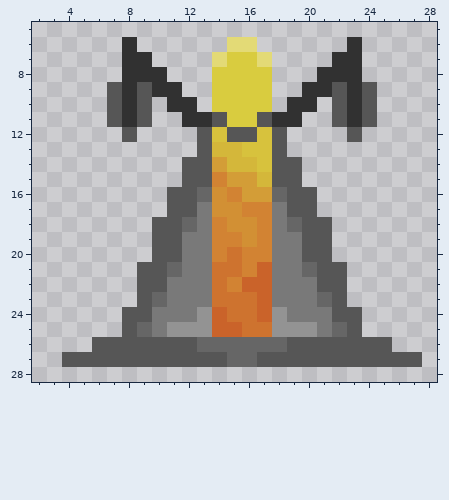
Pixel-art sprite -- textures/items/brewing_stand.png. This is how it looked before the edit.
The file is 32x32 pixels. Colours within 5 levels of each other are drawn and written as one. Shown: x 2..28, y 5..28.
After:
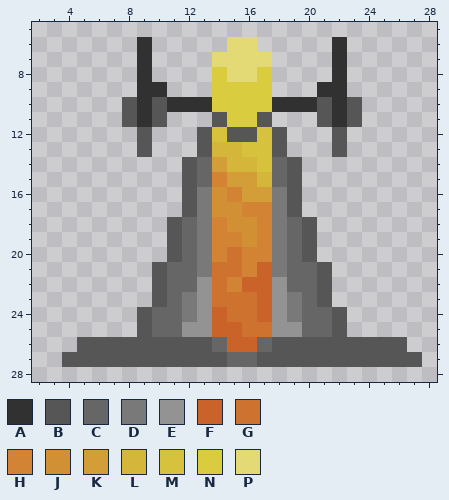
Palette (. is transparent): A #313131  B #565656  C #666666  D #797979  E #939393  F #ca632a  G #ce732f  H #d28333  J #d29034  K #d39d37  L #d4b73a  M #d7c23d  N #d9cc3f  P #e3da76
Commit: Autopush passed textures from 2026-02-11
What changed:
@@ x 2..28 @@
  5 ...........................
- 6 ......A......PP......A.....
- 7 ......AA....PNNP....AA.....
- 8 ......AAA...NNNN...AAA.....
- 9 .....BABAA..NNNN..AABAB....
-10 .....BAB.AA.NNNN.AA.BAB....
-11 .....BAB..AABNNBAA..BAB....
-12 ......B....BMBBMB....B.....
-13 ...........BLLMMB..........
-14 ..........BBKLLMBB.........
-15 ..........BBHKKLBB.........
-16 .........BBCJHKKCBB........
-17 .........BBDJJHHDBB........
-18 ........BBCDHJJHDCBB.......
-19 ........BBDDHHJHDDBB.......
-20 ........BBDDHGHHDDBB.......
-21 .......BBCDDGGHFDDCBB......
-22 .......BBDDDGHFFDDDBB......
-23 .......BCDDDGGGFDDDCB......
-24 ......BBDDDEFGGFEDDDBB.....
-25 ......BCDEEEFFGGEEEDCB.....
-26 ....BBBBBBBCCCCCCBBBBBBB...
+ 6 .......A.....PP.....A......
+ 7 .......A....PPPP....A......
+ 8 .......A....NPPN....A......
+ 9 .......AA...NNNN...AA......
+10 ......BABAAANNNNAAABAB.....
+11 ......BAB...BNNB...BAB.....
+12 .......B...BMBBMB...B......
+13 .......B...BLLMMB...B......
+14 ..........BCKLLMCB.........
+15 ..........BCHKKLCB.........
+16 ..........BDJHKKDB.........
+17 ..........BDJJHHDB.........
+18 .........BCDHJJHDCB........
+19 .........BCDHHJHDCB........
+20 .........BCDHGHHDCB........
+21 ........BCCDGGHFDCCB.......
+22 ........BCCEGHFFECCB.......
+23 ........BCDEGGGFEDCB.......
+24 .......BCCDEFGGFEDCCB......
+25 .......BCCEEFFGGEECCB......
+26 ...BBBBBBBBBCFFCBBBBBBBBB..
 27 ..BBBBBBBBBBBCCBBBBBBBBBBB.
Changed places in both pictures, as pixel boxes (x1, y1, x2, y2):
changed: (77, 37, 407, 352)
